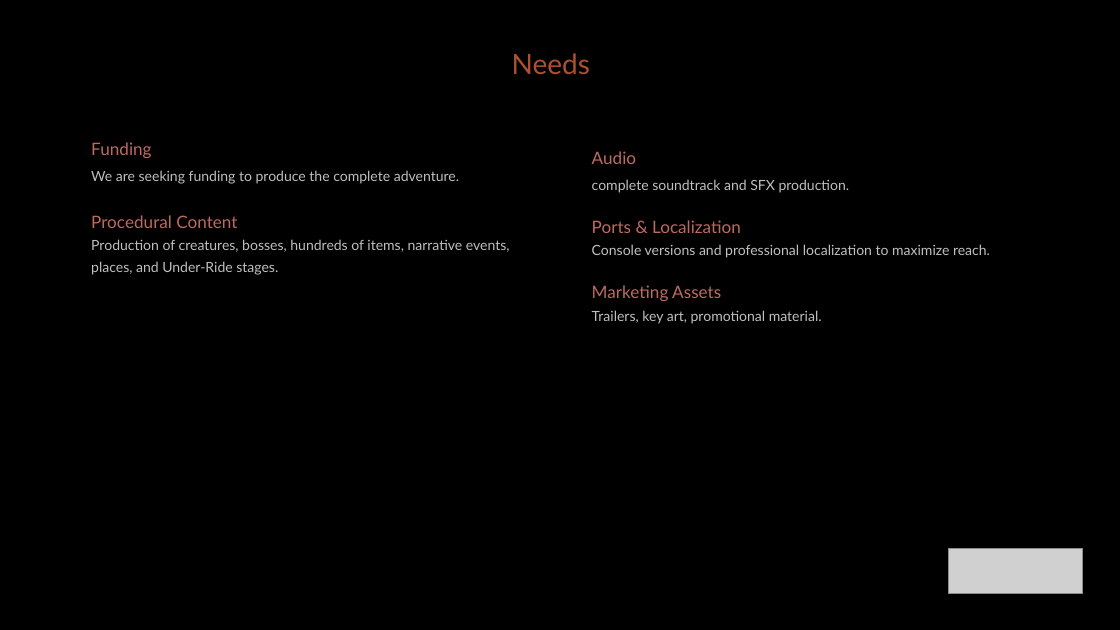
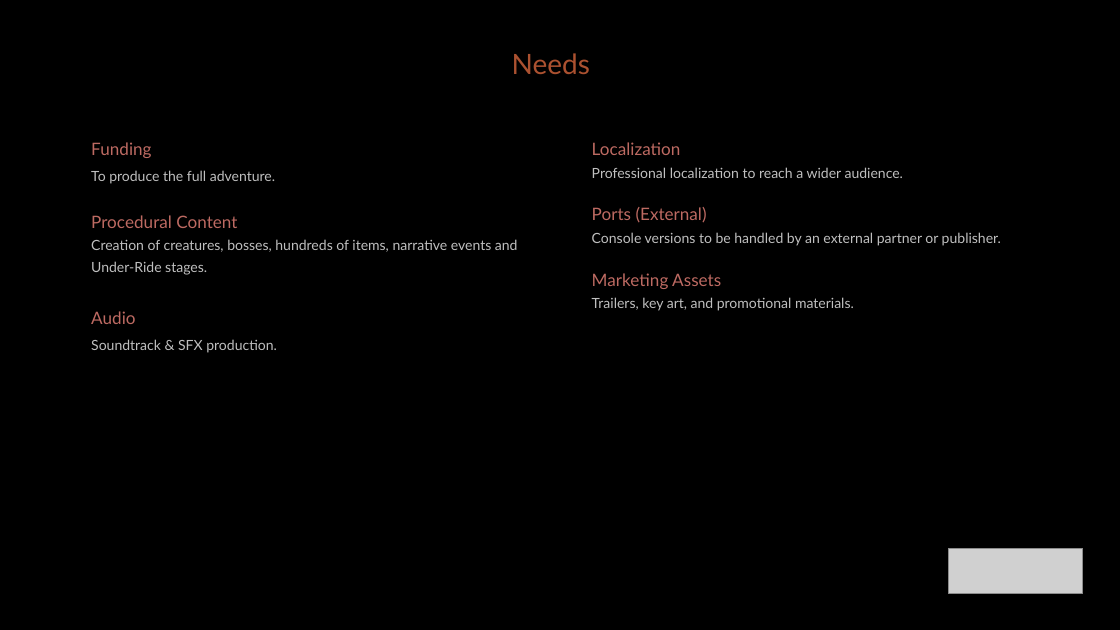
Before and after one commit to diegohcanepa/Remizione, a slide deck: slide 11 of Pitch Deck.pptx. Drawn at 1120x630 pixels with LibreOffice and Linux fonts; fonts in the diff are those of the drawing; grey boxes stand for pictures; background and template pictures are left out. Boxes give left, top, right and bottom in pixels: in the first picture for what was removed or moved away, otherwise in the second. Text is boxed around its words. In the diff, an @@ line names an element or a change of style, - is before the commit and + after.

```diff
--- a/Pitch Deck.pptx
+++ b/Pitch Deck.pptx
@@ text at box(592, 142, 1001, 246): text changed @@
-Audio
-complete soundtrack and SFX production.
-Ports & Localization
-Console versions and professional localization to maximize reach.
+Localization
+Professional localization to reach a wider audience.
+Ports (External)
+Console versions to be handled by an external partner or publisher.
@@ subtitle at box(91, 170, 275, 184): text changed @@
-We are seeking funding to produce the complete adventure.
+To produce the full adventure.
@@ subtitle at box(91, 239, 518, 353): text changed @@
-Production of creatures, bosses, hundreds of items, narrative events, places, and Under-Ride stages.
+Creation of creatures, bosses, hundreds of items, narrative events and Under-Ride stages.
+Audio
+Soundtrack & SFX production.
@@ text at box(592, 297, 854, 311): text changed @@
-Trailers, key art, promotional material.
+Trailers, key art, and promotional materials.
```
Also in this commit, not shown: 7 other slides changed, 2 slides added, 1 slide removed, 9 other files.
